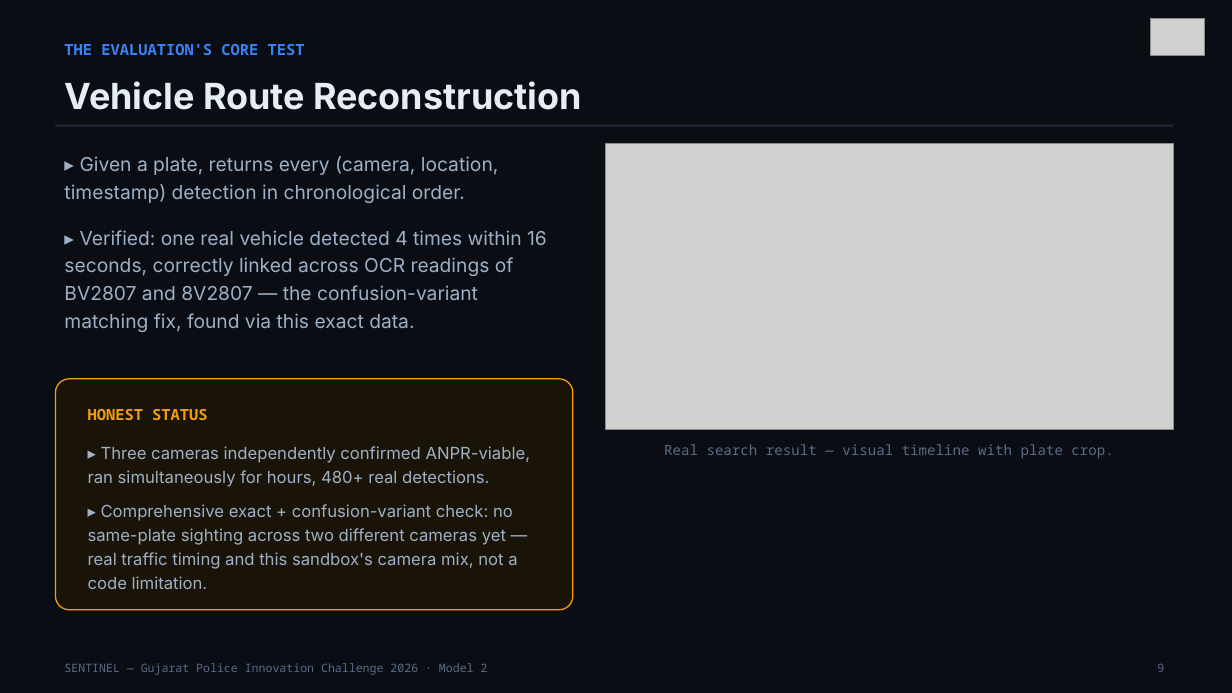
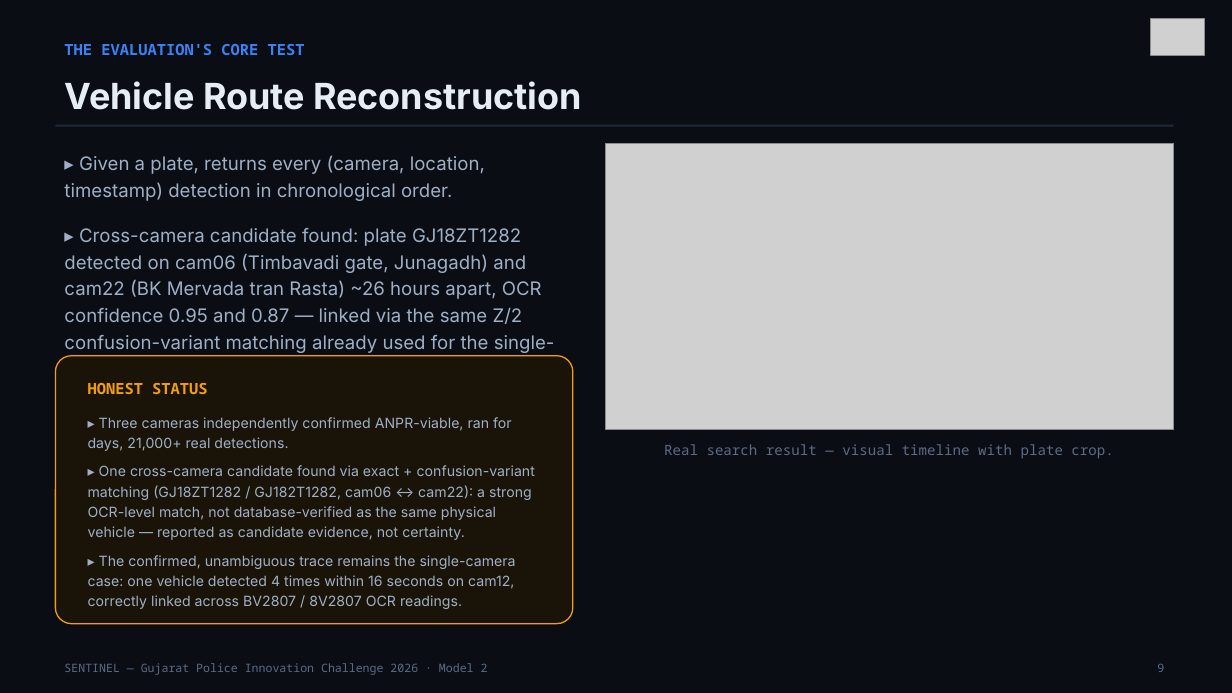
Before and after one commit to rajshah0928/gog_sentinel, a slide deck: slide 9 of docs/Sentinel_Solution_Presentation.pptx. Drawn at 1232x693 pixels with LibreOffice and Linux fonts; fonts in the diff are those of the drawing; grey boxes stand for pictures. Boxes give left, top, right and bottom in pixels: in the first picture for what was removed or moved away, otherwise in the second. Text is boxed around its words. In the diff, an @@ line names an element or a change of style, - is before the commit and + after.

Commit message:
Add cross-camera trace

```diff
--- a/docs/Sentinel_Solution_Presentation.pptx
+++ b/docs/Sentinel_Solution_Presentation.pptx
@@ text at [64,155,485,201]: size 15 to 14.5 pt in "▸ Given a plate, returns every (camera, ..." @@
@@ text at [64,228,555,353]: text changed; size 15 to 14.5 pt @@
-▸ Verified: one real vehicle detected 4 times within 16 seconds, correctly linked across OCR readings of BV2807 and 8V2807 — the confusion-variant matching fix, found via this exact data.
+▸ Cross-camera candidate found: plate GJ18ZT1282 detected on cam06 (Timbavadi gate, Junagadh) and cam22 (BK Mervada tran Rasta) ~26 hours apart, OCR confidence 0.95 and 0.87 — linked via the same Z/2 confusion-variant matching already used for the single-camera case below.
@@ rounded rectangle: place and size @@
-rounded rectangle at [55,379,573,610]
+rounded rectangle at [55,356,573,624]
@@ text "HONEST STATUS": place and size @@
-text "HONEST STATUS" at [88,409,207,420]
+text "HONEST STATUS" at [88,383,207,394]
@@ text at [88,417,535,609]: text changed; size 13 to 11 pt @@
-▸ Three cameras independently confirmed ANPR-viable, ran simultaneously for hours, 480+ real detections.
-▸ Comprehensive exact + confusion-variant check: no same-plate sighting across two different cameras yet — real traffic timing and this sandbox's camera mix, not a code limitation.
+▸ Three cameras independently confirmed ANPR-viable, ran for days, 21,000+ real detections.
+▸ One cross-camera candidate found via exact + confusion-variant matching (GJ18ZT1282 / GJ182T1282, cam06 <-> cam22): a strong OCR-level match, not database-verified as the same physical vehicle — reported as candidate evidence, not certainty.
+▸ The confirmed, unambiguous trace remains the single-camera case: one vehicle detected 4 times within 16 seconds on cam12, correctly linked across BV2807 / 8V2807 OCR readings.
```
Also in this commit, not shown: 5 other files.
